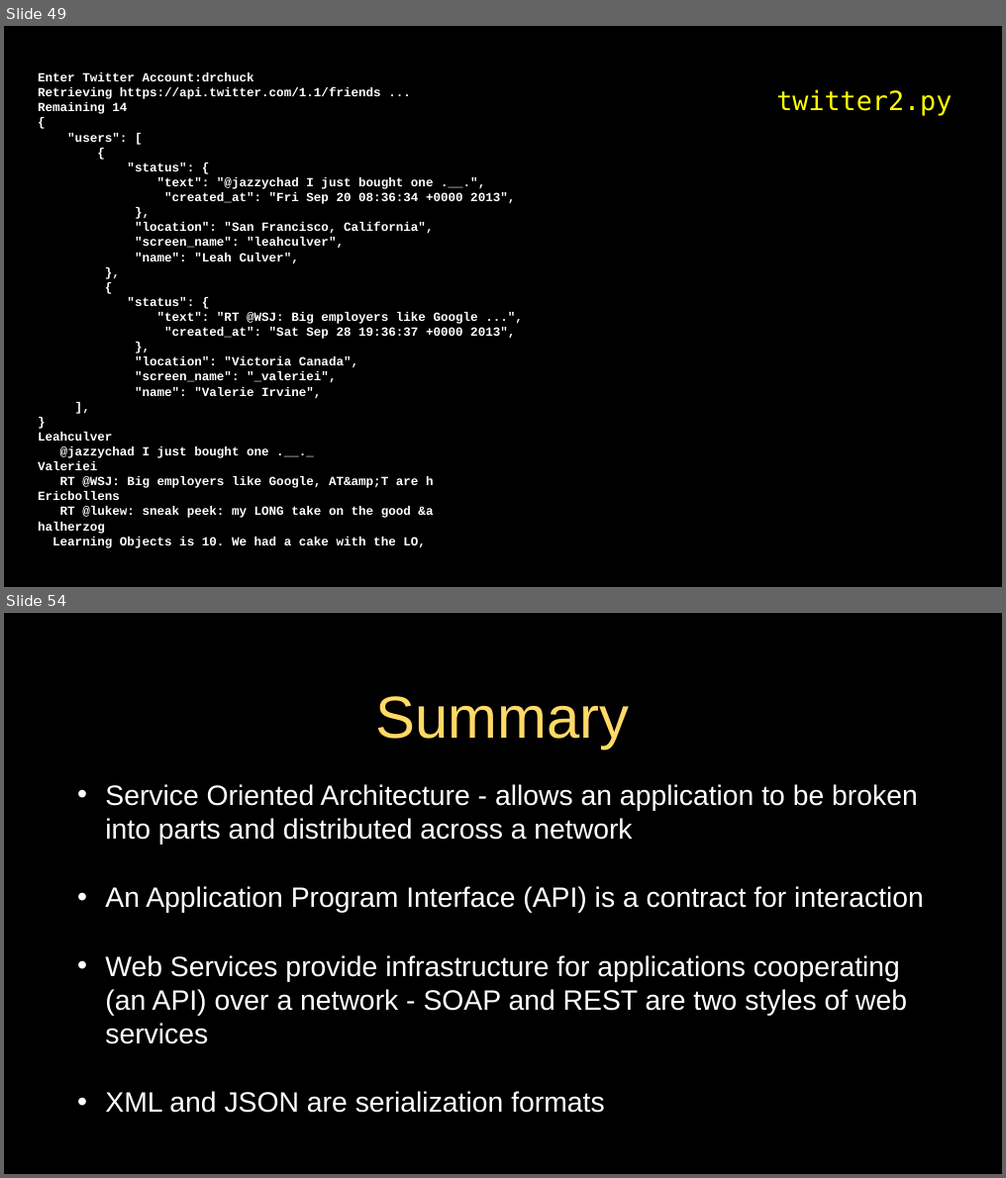
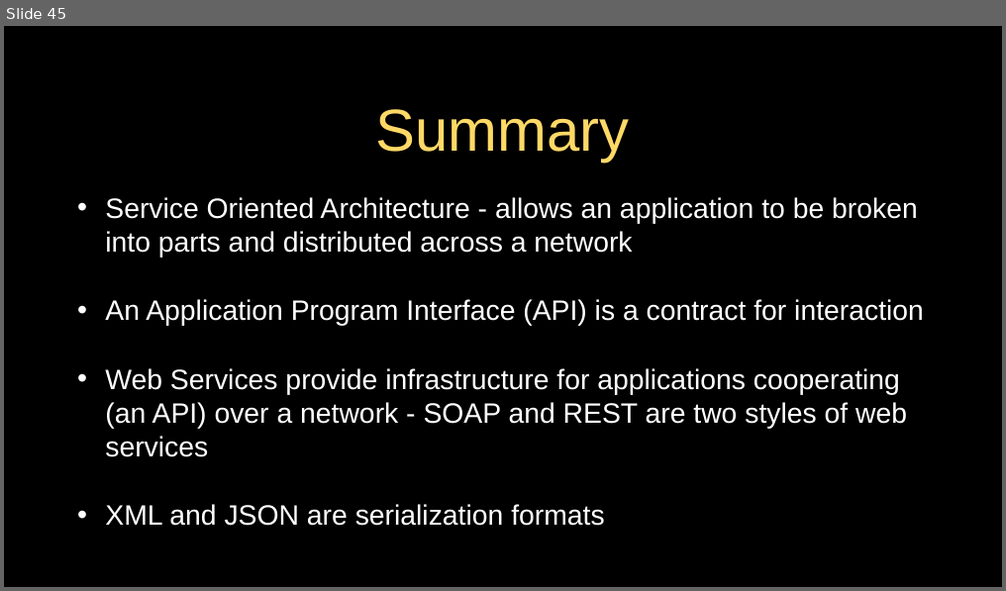
Before and after one commit to csev/py4e, a slide deck: lectures3/Pythonlearn-13-WebServices.pptx. Shown one above the other, each under a label of ours: slides 49 and 54 before the commit, slide 45 after it; the slides between them are not shown. The pictures are 1006x1178 and 1006x591 pixels, drawn with LibreOffice and Linux fonts; fonts in the diff are those of the drawing. Boxes give left, top, right and bottom in pixels: in the first picture for what was removed or moved away, otherwise in the second. Text is boxed around its words. In the diff, an @@ line names an element or a change of style, - is before the commit and + after.

```diff
--- a/lectures3/Pythonlearn-13-WebServices.pptx
+++ b/lectures3/Pythonlearn-13-WebServices.pptx
@@ slide 49 removed at [4,26,1002,587], background #000000; not listed: 1 template element that a slide beside it also shows @@
@@ text removed at [38,73,515,549] @@
-Enter Twitter Account:drchuck
-Retrieving https://api.twitter.com/1.1/friends ...
-Remaining 14
-{
-"users": [
-{
-"status": {
-"text": "@jazzychad I just bought one .__.",
-"created_at": "Fri Sep 20 08:36:34 +0000 2013",
-},
-"location": "San Francisco, California",
-"screen_name": "leahculver",
-"name": "Leah Culver",
-},
-{
-"status": {
-"text": "RT @WSJ: Big employers like Google ...",
-"created_at": "Sat Sep 28 19:36:37 +0000 2013",
-},
-"location": "Victoria Canada",
-"screen_name": "_valeriei",
-"name": "Valerie Irvine",
-],
-}
-Leahculver
-@jazzychad I just bought one .__._
-Valeriei
-RT @WSJ: Big employers like Google, AT&amp;T are h
-Ericbollens
-RT @lukew: sneak peek: my LONG take on the good &a
-halherzog
-Learning Objects is 10. We had a cake with the LO,
@@ text removed at [776,89,951,116] @@
-twitter2.py
@@ what was slide 54 is now slide 45 @@
```
Also in this commit, not shown: 6 slides changed, 8 other slides removed, 1 other file.
